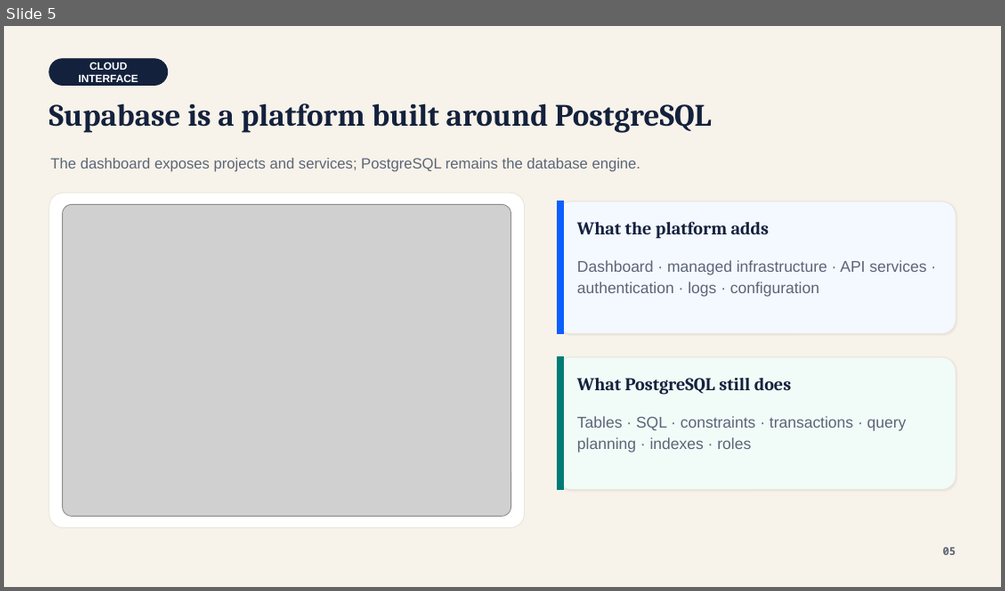
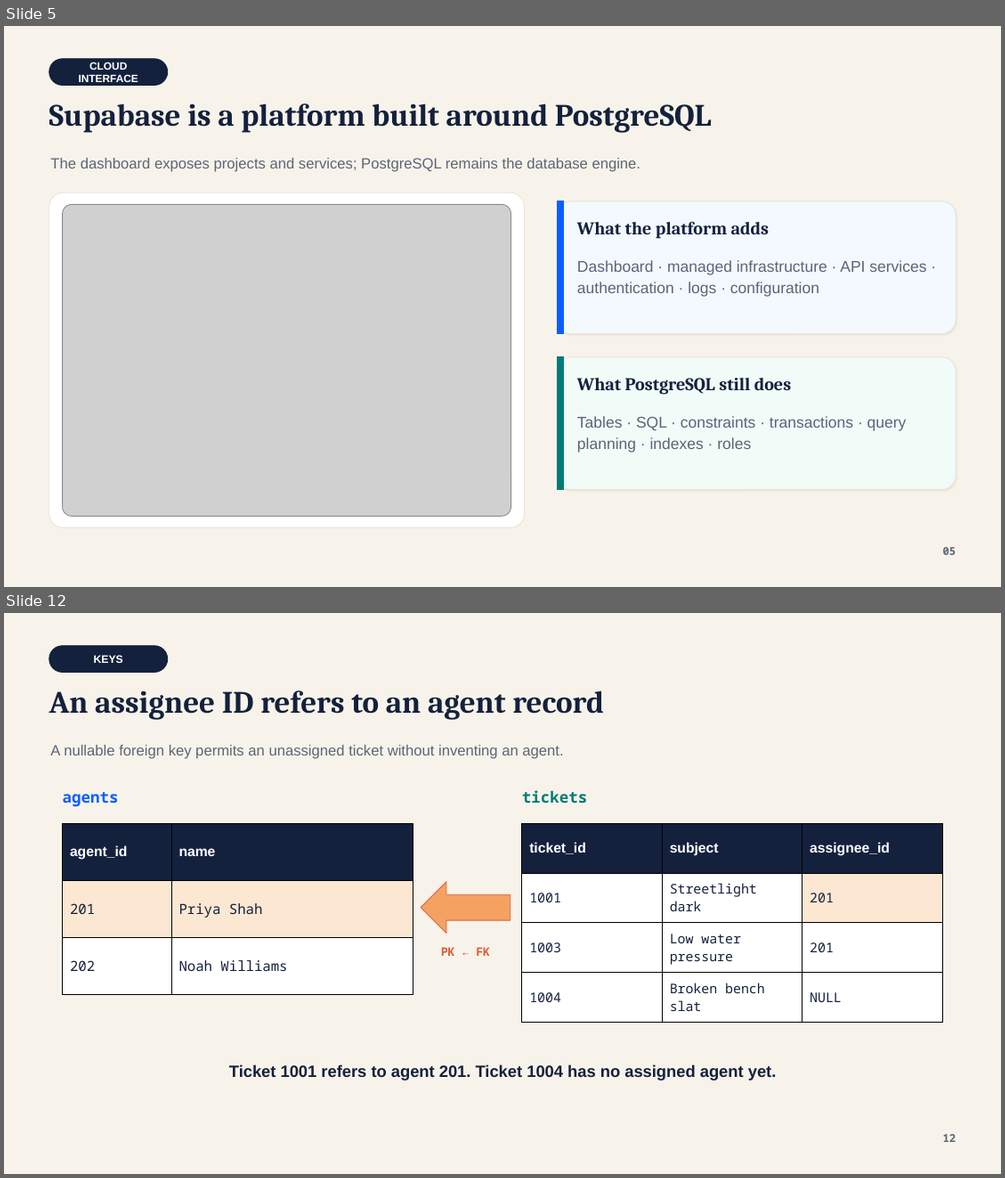
Before and after one commit to lolusername/CST4714_DB_admin, a slide deck: week_01/week_01_responsibility_relational_thinking.pptx. Shown one above the other, each under a label of ours: slide 5 before the commit, slides 5 and 12 after it; the slides between them are not shown. The pictures are 1005x591 and 1005x1178 pixels, drawn with LibreOffice and Linux fonts; fonts in the diff are those of the drawing; grey boxes stand for pictures. Boxes give left, top, right and bottom in pixels: in the first picture for what was removed or moved away, otherwise in the second. Text is boxed around its words. In the diff, an @@ line names an element or a change of style, - is before the commit and + after.

```diff
--- a/week_01/week_01_responsibility_relational_thinking.pptx
+++ b/week_01/week_01_responsibility_relational_thinking.pptx
@@ slide 12 added at (x1=4, y1=613, x2=1001, y2=1174), background #F7F3EA @@
@@ rounded rectangle added at (x1=48, y1=646, x2=167, y2=672), fill #14213D, outline #14213D 0.75 pt, 10.5 pt, text #FFFFFF, bold @@
+KEYS
@@ text added at (x1=49, y1=690, x2=604, y2=720), 30 pt, text #14213D, bold @@
+An assignee ID refers to an agent record
@@ text added at (x1=50, y1=745, x2=563, y2=759), 14.2 pt, text #5C6577 @@
+A nullable foreign key permits an unassigned ticket without inventing an agent.
@@ text added at (x1=63, y1=792, x2=119, y2=807), 15 pt, text #0B5FFF, bold @@
+agents
@@ text added at (x1=522, y1=790, x2=587, y2=803), 15 pt, text #007C77, bold @@
+tickets
@@ table added at (x1=63, y1=823, x2=413, y2=995), 3 rows, 2 columns @@
+agent_id | name
+201 | Priya Shah
+202 | Noah Williams
@@ table added at (x1=522, y1=823, x2=944, y2=1022), 4 rows, 3 columns @@
+ticket_id | subject | assignee_id
+1001 | Streetlight dark | 201
+1003 | Low water pressure | 201
+1004 | Broken bench slat | NULL
@@ right arrow added at (x1=421, y1=882, x2=510, y2=933), fill #F4A261, outline #D95D39 0.75 pt @@
@@ text added at (x1=441, y1=947, x2=490, y2=956), 11.2 pt, text #D95D39, bold @@
+PK ← FK
@@ text added at (x1=229, y1=1064, x2=777, y2=1080), 15.8 pt, text #14213D, bold @@
+Ticket 1001 refers to agent 201. Ticket 1004 has no assigned agent yet.
@@ text added at (x1=943, y1=1134, x2=956, y2=1142), 10.5 pt, text #5C6577, bold @@
+12
```
Also in this commit, not shown: 15 slides changed, 1 slide removed, 4 other files.
